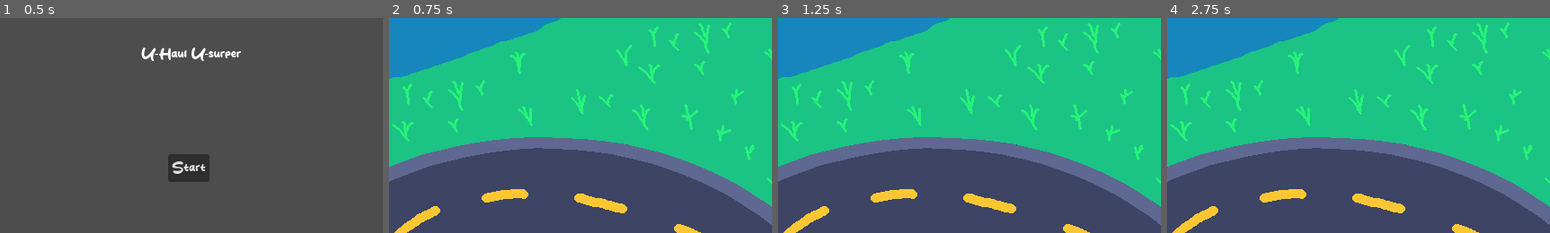
Above: before the commit, frames 1-4 (left to right).
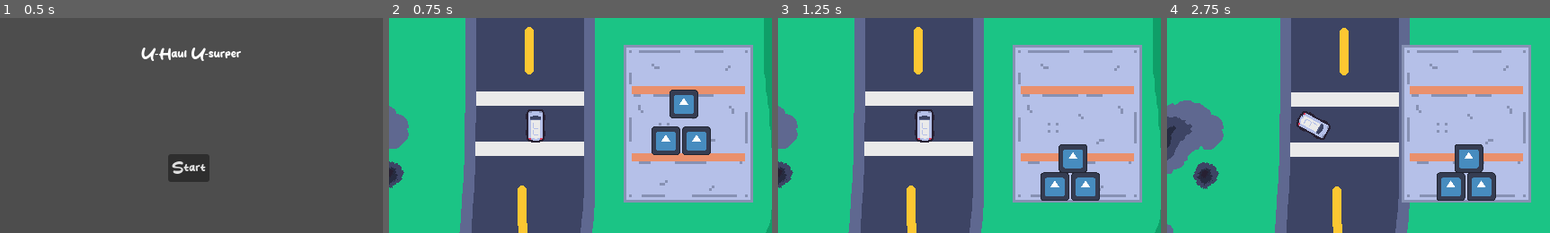
Above: after the commit, the same moments.

Repository: grace125/u-haul_u-surper
Game: Godot game, scene res://src/main_menu/main_menu.tscn
The game is run twice, just before and just after one commit, with the same random seed, the same clock (stepped at 60 frames per second) and the same inputs. The engine's default icon, where the game draws it, is replaced by a stand-in: a white triangle on a blue panel in a dark square.
Inputs:
- Up to frame 1 (0.5 s): no input
- Up to frame 2 (0.75 s): click "Start" at 0.5 s
- Up to frame 3 (1.25 s): no input
- Up to frame 4 (2.75 s): tap Enter at 1.25 s; hold Right (Right) 1.28-2.03 s; hold S (Backward) from 2.03 s (still down)

Frame 1 is identical in both runs. In frame 2, 72% of the frame differs, in the area x 0-100%, y 0-100%; in frame 3, 71%; in frame 4, 74%.

Commit message:
Update sound effects and music players to work now. Add new theme music

Diff:
--- /dev/null
+++ b/default_bus_layout.tres
@@ -0,0 +1,15 @@
+[gd_resource type="AudioBusLayout" format=3 uid="uid://d0rkwjpxwehmt"]
+
+[resource]
+bus/1/name = &"Sound Effects"
+bus/1/solo = false
+bus/1/mute = false
+bus/1/bypass_fx = false
+bus/1/volume_db = 0.0
+bus/1/send = &"Master"
+bus/2/name = &"Music"
+bus/2/solo = false
+bus/2/mute = false
+bus/2/bypass_fx = false
+bus/2/volume_db = 0.0
+bus/2/send = &"Master"
--- a/project.godot
+++ b/project.godot
@@ -18,6 +18,8 @@
 [autoload]
 
 Global="*res://global.gd"
+Music="*res://src/managers/music.tscn"
+SFX="*res://src/managers/sound_fx.tscn"
 
 [display]
 
--- a/src/main_menu/main_menu.gd
+++ b/src/main_menu/main_menu.gd
@@ -1,5 +1,9 @@
 extends Control
+
+func _ready():
+	Music.play_song("ThemeSong_1", Music.DEFAULT_MUSIC_VOLUME, 0.2)
+
 
 
 func _on_button_pressed():
-	get_tree().change_scene_to_file("res://src/racetracks/testing_track.tscn")
+	get_tree().change_scene_to_file("res://src/game/main_race.tscn")
--- a/src/managers/music.gd
+++ b/src/managers/music.gd
@@ -1,10 +1,9 @@
 extends Node
 
-onready var music_player = $music_player
-onready var tween = $Tween
+@onready var music_player = $music_player
 
 const MUSIC_DIRECTORY_PATH = "res://assets/audio/music/"
-const DEFAULT_MUSIC_VOLUME: float = -20.0
+const DEFAULT_MUSIC_VOLUME: float = -10.0
 const DEFAULT_CROSSFADE_TIME: float = 0.4
 const MUSIC_CROSSFADE_TWEEN_TRANS := Tween.TRANS_SINE
 const MUSIC_CROSSFADE_TWEEN_EASE := Tween.EASE_IN
@@ -12,17 +11,14 @@
 var music_files: Dictionary = {}
 var current_song: String = ""
 
-var _rng: RandomNumberGenerator = RandomNumberGenerator.new()
-
 
 func _ready() -> void:
-	_rng.randomize()
 	set_up_music_library_recursive(MUSIC_DIRECTORY_PATH)
 
 
 func set_up_music_library_recursive(directory_path: String) -> void:
-	var dir = Directory.new()
-	if dir.open(directory_path) == OK:
+	var dir = DirAccess.open(directory_path)
+	if dir:
 		dir.list_dir_begin()
 		var file_name = dir.get_next()
 		while file_name != "":
@@ -31,7 +27,8 @@
 			elif not dir.current_is_dir() and file_name.ends_with(".wav.import") or file_name.ends_with(".ogg.import"):
 				var file_name2 = file_name.replace(".import", "")
 				var music_name = file_name
-				music_name.erase(music_name.length() - 11, 11)
+				music_name = music_name.trim_suffix(".wav.import")
+				music_name = music_name.trim_suffix(".ogg.import")
 				music_files[music_name] = (load(directory_path + file_name2))
 			file_name = dir.get_next()
 	else:
@@ -41,11 +38,13 @@
 # Default use: Music.play_song("", Music.DEFAULT_MUSIC_VOLUME, Music.DEFAULT_CROSSFADE_TIME)
 func play_song(new_song: String, volume: float = DEFAULT_MUSIC_VOLUME, fade_duration: float = DEFAULT_CROSSFADE_TIME) -> void:
 	if new_song != current_song:
-		tween.interpolate_property(music_player, "volume_db", null, -80, fade_duration, MUSIC_CROSSFADE_TWEEN_TRANS, MUSIC_CROSSFADE_TWEEN_EASE)
-		tween.start()
-		yield(tween, "tween_completed")
+		var tween = get_tree().create_tween().set_ease(MUSIC_CROSSFADE_TWEEN_EASE).set_trans(MUSIC_CROSSFADE_TWEEN_TRANS)
+		tween.tween_property(music_player, "volume_db", -80, fade_duration)
+		print("start tween")
+		await get_tree().create_timer(fade_duration).timeout
+		print("end tween")
 		current_song = new_song
 		music_player.stream = music_files[new_song]
 		music_player.play()
-		tween.interpolate_property(music_player, "volume_db", -80, volume, fade_duration, MUSIC_CROSSFADE_TWEEN_TRANS, MUSIC_CROSSFADE_TWEEN_EASE)
-		tween.start()
+		var tween2 = get_tree().create_tween().set_ease(MUSIC_CROSSFADE_TWEEN_EASE).set_trans(MUSIC_CROSSFADE_TWEEN_TRANS)
+		tween2.tween_property(music_player, "volume_db", volume, fade_duration)
--- /dev/null
+++ b/src/managers/music.tscn
@@ -0,0 +1,10 @@
+[gd_scene load_steps=2 format=3 uid="uid://b68tntx4aet4d"]
+
+[ext_resource type="Script" path="res://src/managers/music.gd" id="1"]
+
+[node name="music" type="Node"]
+script = ExtResource("1")
+
+[node name="music_player" type="AudioStreamPlayer" parent="."]
+volume_db = 2.952
+bus = &"Music"
--- a/src/managers/sound_fx.gd
+++ b/src/managers/sound_fx.gd
@@ -1,14 +1,14 @@
 extends Node
 
-onready var audio_players = $audio_players
-onready var audio_players_list = audio_players.get_children()
+@onready var audio_players = $audio_players
+@onready var audio_players_list = audio_players.get_children()
 
 const SOUND_FX_DIRECTORY_PATH = "res://assets/audio/sound_effects/"
 const SOUND_FX_VOLUME: float = -4.0
 
 var sound_fx_files: Dictionary = {}
 
-var _crng = CustomRandomGenerator.new()
+#var _crng = CustomRandomGenerator.new()
 var _rng = RandomNumberGenerator.new()
 
 
@@ -18,8 +18,8 @@
 
 
 func set_up_sound_effects_library_recursive(directory_path: String) -> void:
-	var dir = Directory.new()
-	if dir.open(directory_path) == OK:
+	var dir = DirAccess.open(directory_path)
+	if dir:
 		dir.list_dir_begin()
 		var file_name = dir.get_next()
 		while file_name != "":
@@ -28,7 +28,8 @@
 			elif not dir.current_is_dir() and file_name.ends_with(".wav.import") or file_name.ends_with(".ogg.import"):
 				var file_name2 = file_name.replace(".import", "")
 				var sound_name = file_name
-				sound_name.erase(sound_name.length() - 11, 11)
+				sound_name = sound_name.trim_suffix(".wav.import")
+				sound_name = sound_name.trim_suffix(".ogg.import")
 				sound_fx_files[sound_name] = (load(directory_path + file_name2))
 			file_name = dir.get_next()
 	else:
@@ -46,9 +47,9 @@
 			break
 
 
-func play_random_sfx(weighted_sound_list: Array, pitch_range: float = 0.0, pitch: float = 1.0, volume: float = SOUND_FX_VOLUME):
-	var sound_name = _crng.weighted_list_randomization(weighted_sound_list)
-	play_sfx(sound_name, pitch_range, pitch, volume)
+#func play_random_sfx(weighted_sound_list: Array, pitch_range: float = 0.0, pitch: float = 1.0, volume: float = SOUND_FX_VOLUME):
+#	var sound_name = _crng.weighted_list_randomization(weighted_sound_list)
+#	play_sfx(sound_name, pitch_range, pitch, volume)
 
 
 func stop_sfx(sound_name: String, stop_all: bool = false) -> void:
--- a/src/managers/sound_fx.tscn
+++ b/src/managers/sound_fx.tscn
@@ -1,69 +1,68 @@
-[gd_scene load_steps=2 format=2]
+[gd_scene load_steps=2 format=3 uid="uid://bf7xyhwd4t1gm"]
 
-[ext_resource path="res://src/managers/sound_fx.gd" type="Script" id=1]
+[ext_resource type="Script" path="res://src/managers/sound_fx.gd" id="1"]
 
 [node name="sound_fx" type="Node"]
-pause_mode = 2
-script = ExtResource( 1 )
+script = ExtResource("1")
 
 [node name="audio_players" type="Node" parent="."]
 
 [node name="AudioStreamPlayer1" type="AudioStreamPlayer" parent="audio_players"]
-bus = "Sound Effects"
+bus = &"Sound Effects"
 
 [node name="AudioStreamPlayer2" type="AudioStreamPlayer" parent="audio_players"]
-bus = "Sound Effects"
+bus = &"Sound Effects"
 
 [node name="AudioStreamPlayer3" type="AudioStreamPlayer" parent="audio_players"]
-bus = "Sound Effects"
+bus = &"Sound Effects"
 
 [node name="AudioStreamPlayer4" type="AudioStreamPlayer" parent="audio_players"]
-bus = "Sound Effects"
+bus = &"Sound Effects"
 
 [node name="AudioStreamPlayer5" type="AudioStreamPlayer" parent="audio_players"]
-bus = "Sound Effects"
+bus = &"Sound Effects"
 
 [node name="AudioStreamPlayer6" type="AudioStreamPlayer" parent="audio_players"]
-bus = "Sound Effects"
+bus = &"Sound Effects"
 
 [node name="AudioStreamPlayer7" type="AudioStreamPlayer" parent="audio_players"]
-bus = "Sound Effects"
+bus = &"Sound Effects"
 
 [node name="AudioStreamPlayer8" type="AudioStreamPlayer" parent="audio_players"]
-bus = "Sound Effects"
+bus = &"Sound Effects"
 
 [node name="AudioStreamPlayer9" type="AudioStreamPlayer" parent="audio_players"]
-bus = "Sound Effects"
+bus = &"Sound Effects"
 
 [node name="AudioStreamPlayer10" type="AudioStreamPlayer" parent="audio_players"]
-bus = "Sound Effects"
+bus = &"Sound Effects"
 
 [node name="AudioStreamPlayer11" type="AudioStreamPlayer" parent="audio_players"]
-bus = "Sound Effects"
+bus = &"Sound Effects"
 
 [node name="AudioStreamPlayer12" type="AudioStreamPlayer" parent="audio_players"]
-bus = "Sound Effects"
+bus = &"Sound Effects"
 
 [node name="AudioStreamPlayer13" type="AudioStreamPlayer" parent="audio_players"]
-bus = "Sound Effects"
+bus = &"Sound Effects"
 
 [node name="AudioStreamPlayer14" type="AudioStreamPlayer" parent="audio_players"]
-bus = "Sound Effects"
+bus = &"Sound Effects"
 
 [node name="AudioStreamPlayer15" type="AudioStreamPlayer" parent="audio_players"]
-bus = "Sound Effects"
+bus = &"Sound Effects"
 
 [node name="AudioStreamPlayer16" type="AudioStreamPlayer" parent="audio_players"]
-bus = "Sound Effects"
+bus = &"Sound Effects"
 
 [node name="AudioStreamPlayer17" type="AudioStreamPlayer" parent="audio_players"]
-bus = "Sound Effects"
+bus = &"Sound Effects"
 
 [node name="AudioStreamPlayer18" type="AudioStreamPlayer" parent="audio_players"]
-bus = "Sound Effects"
+bus = &"Sound Effects"
 
 [node name="AudioStreamPlayer19" type="AudioStreamPlayer" parent="audio_players"]
-bus = "Sound Effects"
+bus = &"Sound Effects"
 
 [node name="AudioStreamPlayer20" type="AudioStreamPlayer" parent="audio_players"]
-bus = "Sound Effects"
+bus = &"Sound Effects"
Not shown, added: assets/audio/music/ThemeSong_1.ogg.import
Not shown, added: assets/audio/sound_effects/TEMP_SFX-THREAD-pup_marching.wav.import
Not shown: 1 places in src/Container/Container.tscn that only renumber resources
Not shown: 1 places in src/game/main_race.tscn that only renumber resources
Not shown, added: assets/audio/music/ThemeSong_1.ogg
Not shown, added: assets/audio/sound_effects/TEMP_SFX-THREAD-pup_marching.wav
